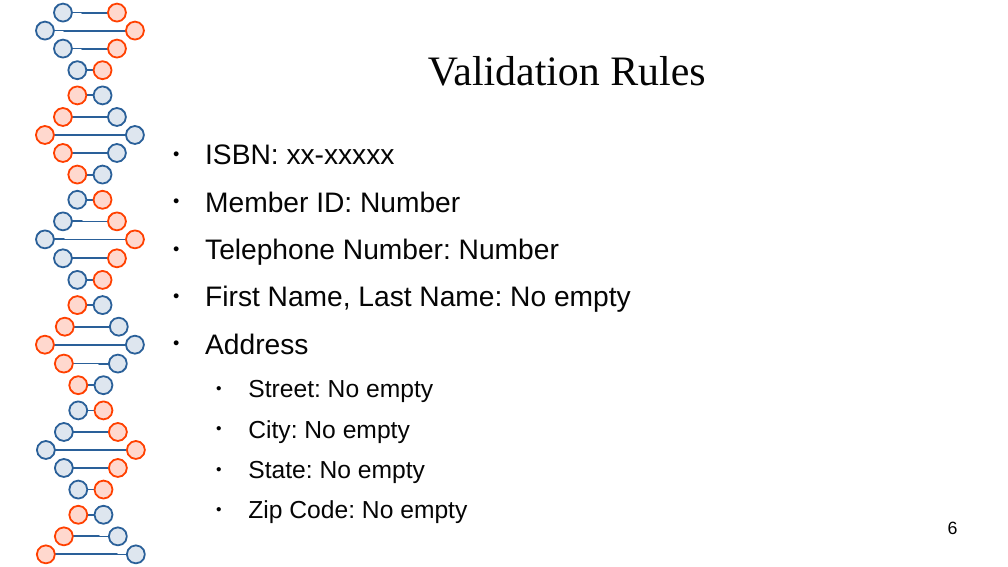
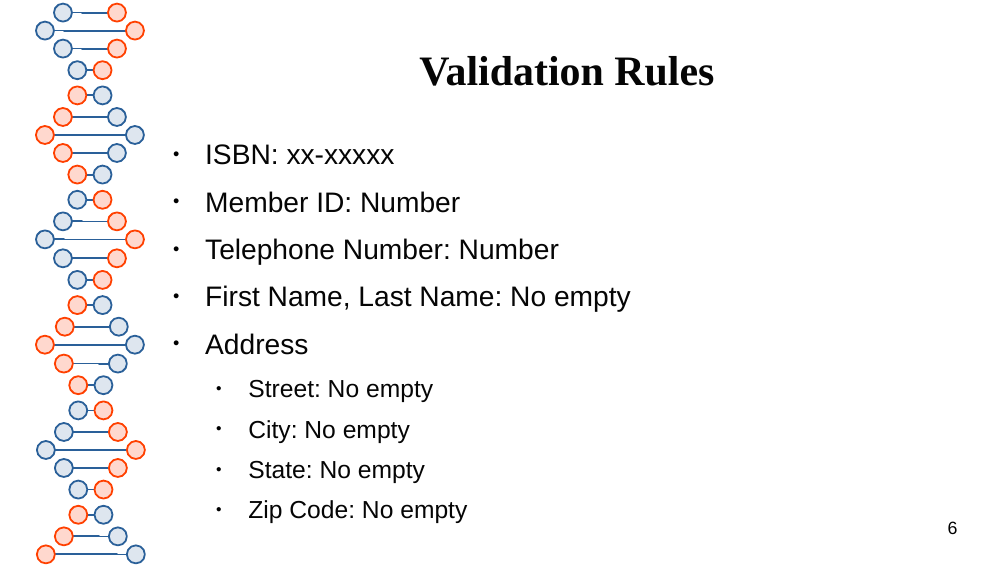
Before and after one commit to thanhtung2501/group1_mpp_finalproject, a slide deck: slide 6 of ProjectPresentation.odp. Drawn at 1008x567 pixels with LibreOffice and Linux fonts; fonts in the diff are those of the drawing. Boxes give left, top, right and bottom in pixels: in the first picture for what was removed or moved away, otherwise in the second. Text is boxed around its words. In the diff, an @@ line names an element or a change of style, - is before the commit and + after.

```diff
--- a/ProjectPresentation.odp
+++ b/ProjectPresentation.odp
@@ title "Validation Rules" at <box>419,56,714,86</box>: bold on @@
```
Also in this commit, not shown: 1 slide added.
